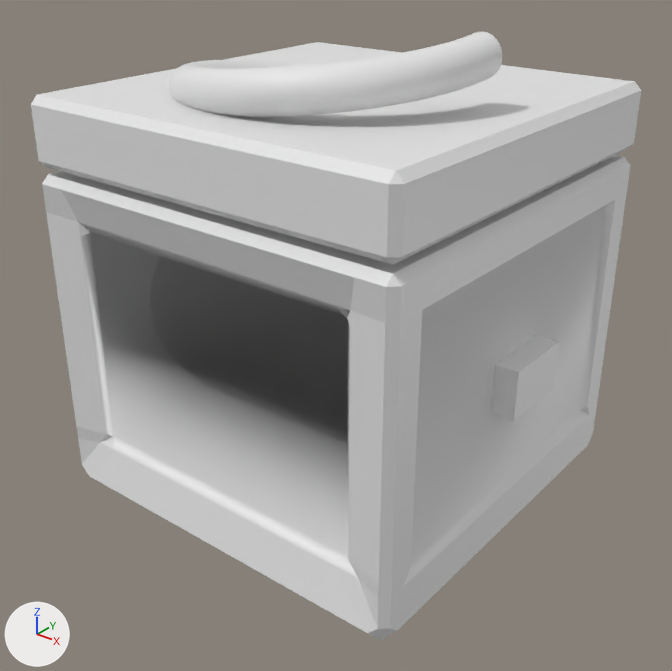
One commit to the FBX model Assets/Model/Prefab/Spring/Spring2/Spring2.fbx: the scene before it, then after it.
Rendered twice from a 50 mm camera at (2.65, -3.38, 2.83) aimed at (0.08, -0.16, 0.84). The axes (+X, +Y, +Z) are drawn at lower left. The lights are the same throughout. The first picture is the older version.

Objects in the first picture: '\x08Panel', '\x08SpringBox', 'Button', 'Spring'.
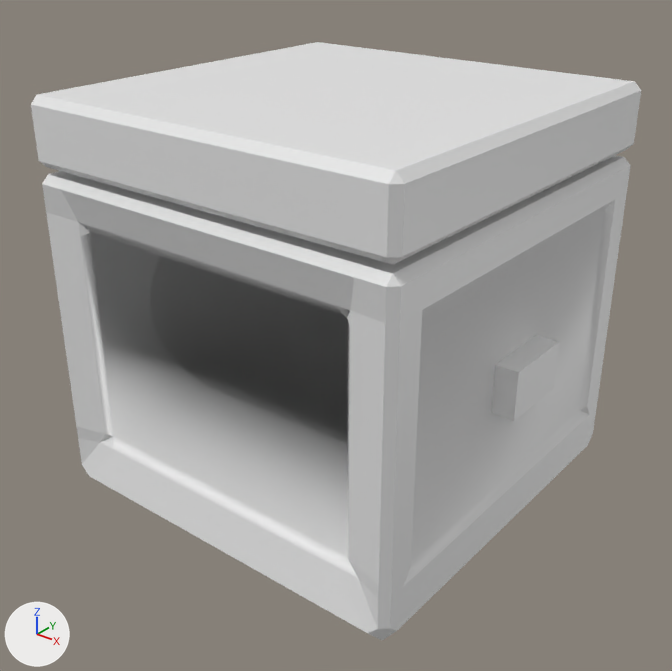
Location of each change, (x1, y1, x2, y2) in pixels of the pictures (672 x 671 px):
'Spring', rescaled (not visible afterwards): before (169, 32, 502, 117)

What changed in the scene script:
```text
Change ob_spring:
    ob_spring.scale: (1.0, 1.0, 1.0) -> (1.0, 1.0, 0.771)
```
